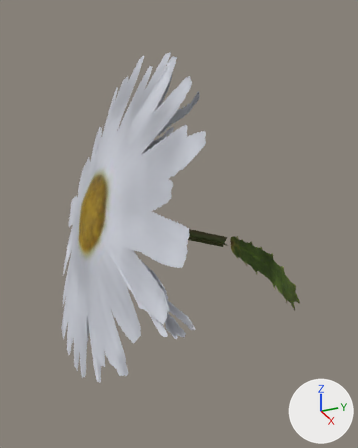
What one commit did to the glTF model public/models/daisy.glb.
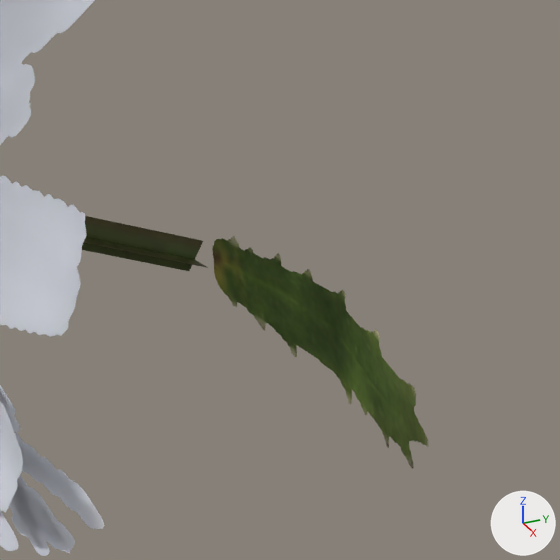
Each version appears first whole from a 50 mm camera at (0.346, -0.132, 0.295) aimed at (0.014, 0.017, 0.129), and next in a close-up on the part from 45% to 96% of the width and 36% to 76% of the height. Lighting does not change. The marker at lower right points along +X, +Y and +Z. The first two pictures are the older version. Vertices at exactly the same position are counted once.

Objects in the first close-up: 'FlowerHead'.
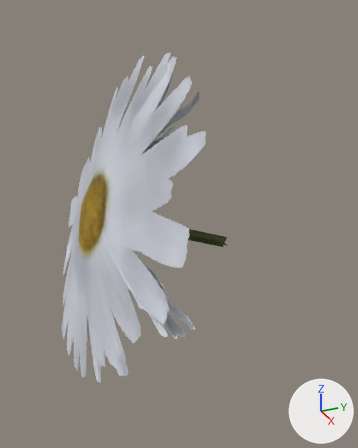
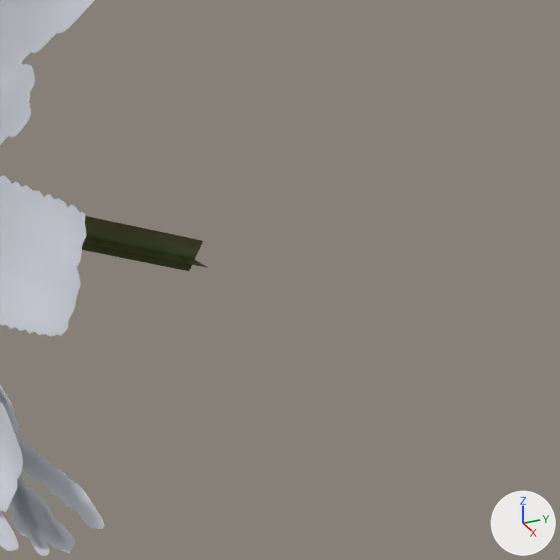
The newer file is also turned or shifted as a whole; pictures and numbers use the older file's frame.

Changed parts and their boxes [x1, y1, x2, y2] in the close-ups (560 x 560 px):
'FlowerHead', reshaped: before [0, 0, 428, 556]; after [0, 0, 208, 556]
part 1 of me_flowerhead, deleted (green): before [212, 236, 428, 469]

Diff of the bpy script that builds the scene:
```diff
--- a/public/models/daisy.glb.py
+++ b/public/models/daisy.glb.py
@@ me_flowerhead @@
 # used by ob_flowerhead; location = (0.0, 0.0, 0.0)
-me_flowerhead.from_pydata(...)  # 33 vertices, 22 faces; spans x -0.143..0.143, y -0.083..0.083, z 0.0..0.281
+me_flowerhead.from_pydata(...)  # 27 vertices, 18 faces; spans x -0.143..0.143, y -0.083..0.068, z 0.0..0.281
+# me_flowerhead part 1: the loose piece of 6 vertices spanning x -0.001..0.108, y 0.068..0.083, z 0.076..0.114 is deleted
 me_flowerhead.materials.append(mat_daisy_main_mat)
```
